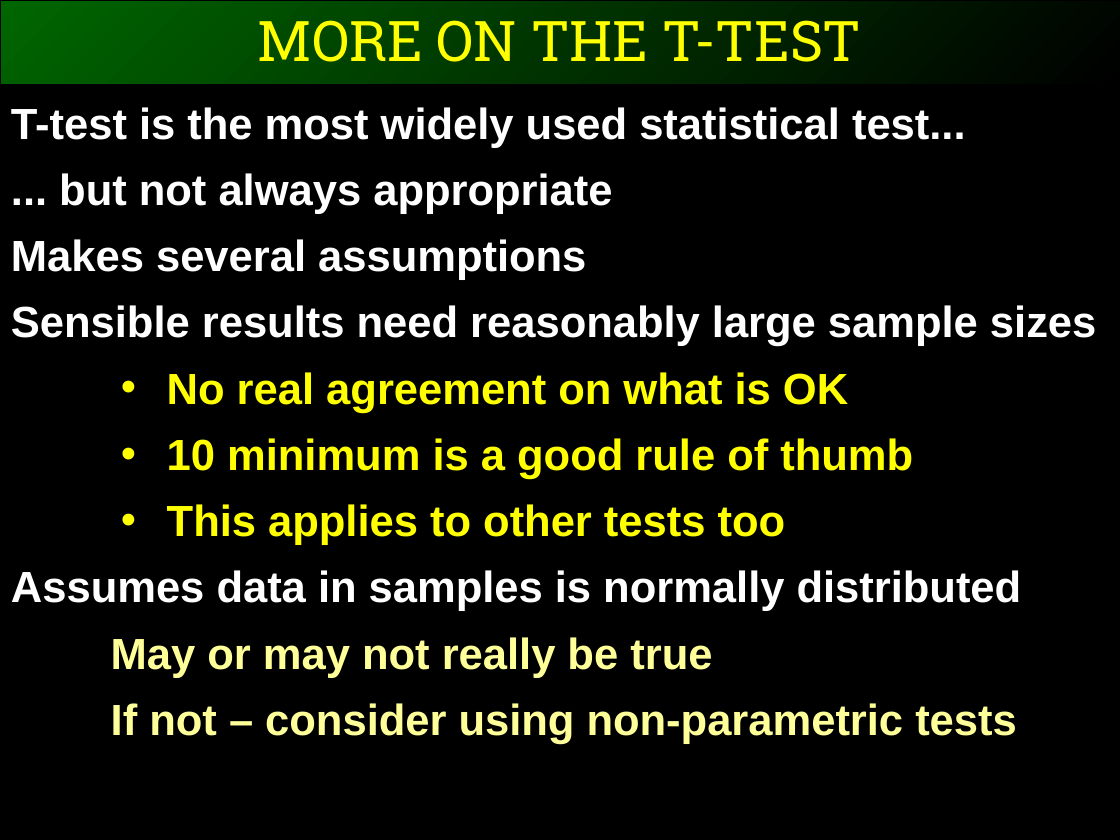
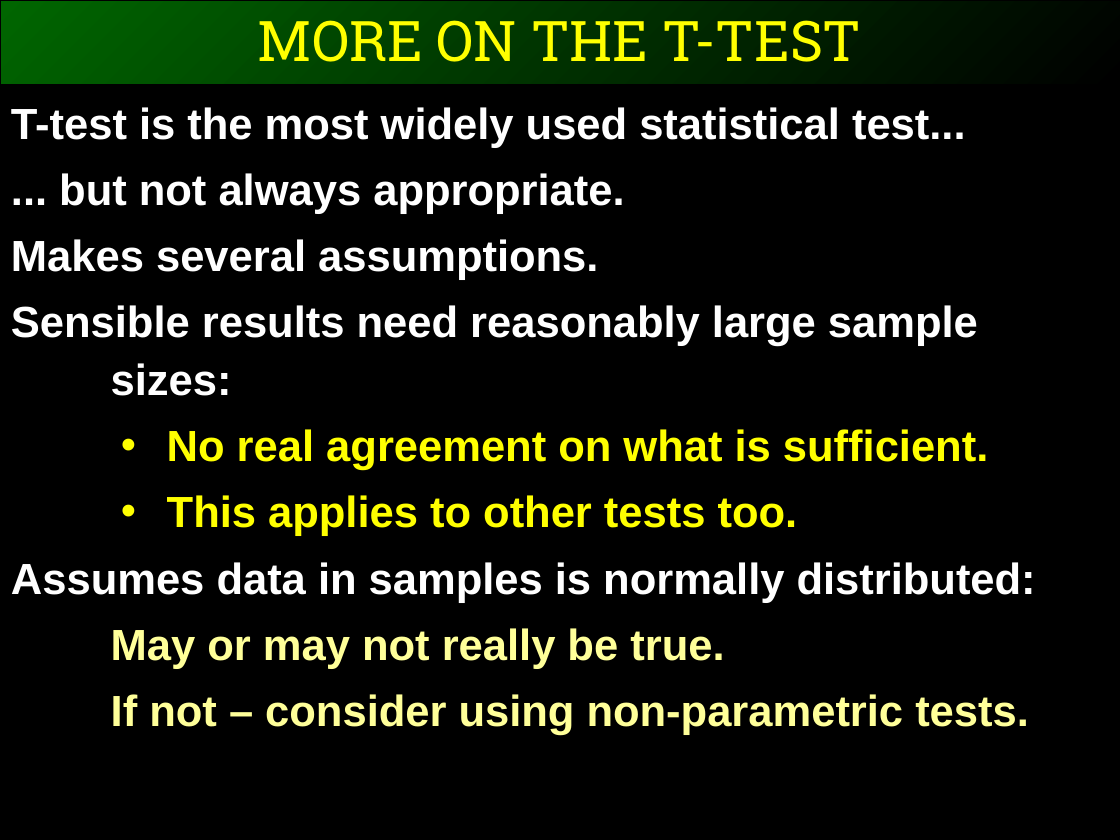
Before and after one commit to ggorman/Introduction-to-stats-for-geoscientists, a slide deck: slide 9 of slides/CSFG7.pptx. Drawn at 1120x840 pixels with LibreOffice and Linux fonts; fonts in the diff are those of the drawing. Boxes give left, top, right and bottom in pixels: in the first picture for what was removed or moved away, otherwise in the second. Text is boxed around its words. In the diff, an @@ line names an element or a change of style, - is before the commit and + after.

```diff
--- a/slides/CSFG7.pptx
+++ b/slides/CSFG7.pptx
@@ text at bbox=[11, 173, 1036, 735]: text changed @@
-... but not always appropriate
-Makes several assumptions
-Sensible results need reasonably large sample sizes
-  • No real agreement on what is OK
-  • 10 minimum is a good rule of thumb
-  • This applies to other tests too
-Assumes data in samples is normally distributed
-May or may not really be true
-If not – consider using non-parametric tests
+... but not always appropriate.
+Makes several assumptions.
+Sensible results need reasonably large sample sizes:
+  • No real agreement on what is sufficient.
+  • This applies to other tests too.
+Assumes data in samples is normally distributed:
+May or may not really be true.
+If not – consider using non-parametric tests.
```
Also in this commit, not shown: 9 other slides changed, 1 other file.
